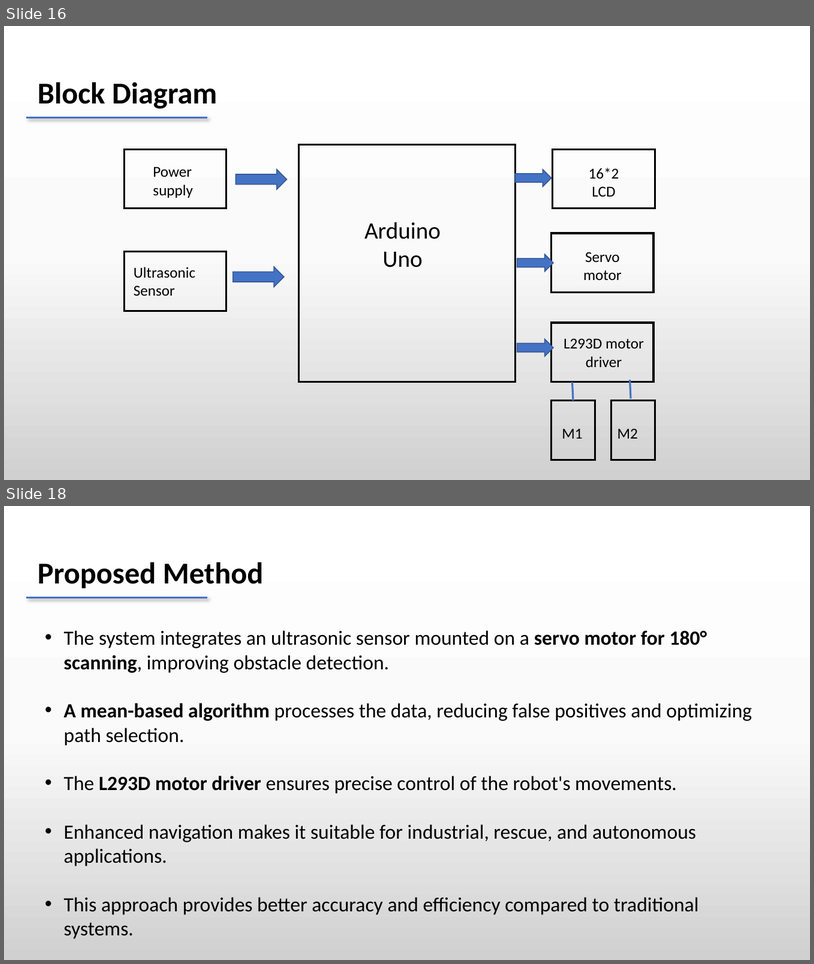
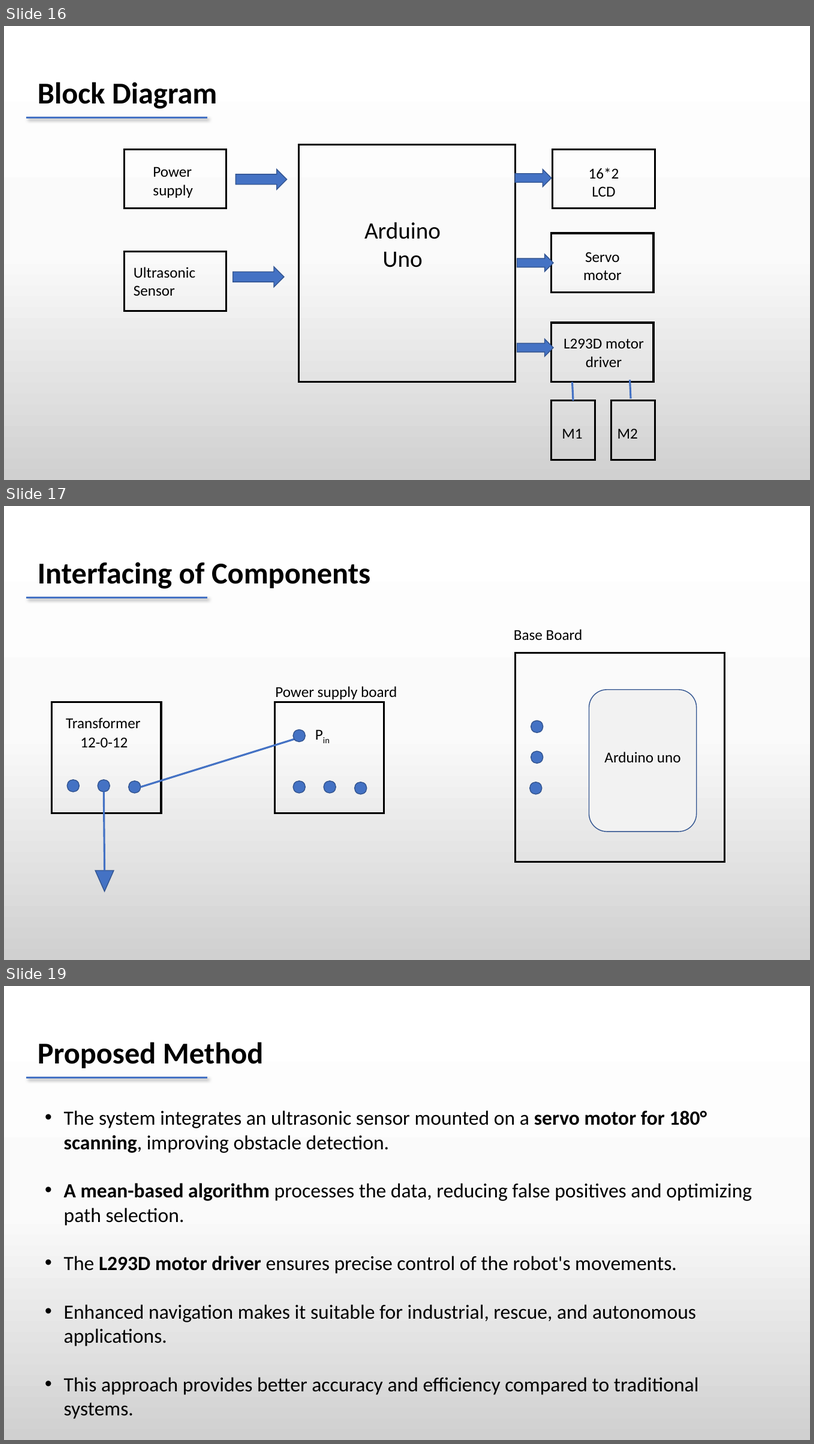
Before and after one commit to dheeraj78/project-4-2, a slide deck: Batch 8 .pptx. Shown one above the other, each under a label of ours: slides 16 and 18 before the commit, slides 16, 17 and 19 after it; the slides between them are not shown. The pictures are 814x964 and 814x1444 pixels, drawn with LibreOffice and Linux fonts; fonts in the diff are those of the drawing. Boxes give left, top, right and bottom in pixels: in the first picture for what was removed or moved away, otherwise in the second. Text is boxed around its words. In the diff, an @@ line names an element or a change of style, - is before the commit and + after.

```diff
--- a/Batch 8 .pptx
+++ b/Batch 8 .pptx
@@ slide 17 added at (x1=4, y1=506, x2=810, y2=960), background gradient #FFFFFF to #FBFBFB to #D1D1D1 @@
@@ text added at (x1=38, y1=562, x2=371, y2=589), 36 pt, text #000000, bold @@
+Interfacing of Components
@@ line added from (26, 597) to (208, 597), #4472C4 2.25 pt @@
@@ text added at (x1=514, y1=629, x2=583, y2=640), 18 pt, text #000000 @@
+Base Board
@@ rectangle added at (x1=516, y1=652, x2=726, y2=862), outline #000000 2.25 pt @@
@@ rectangle added at (x1=52, y1=702, x2=161, y2=813), outline #000000 2.25 pt @@
@@ rectangle added at (x1=275, y1=702, x2=384, y2=813), outline #000000 2.25 pt @@
@@ text added at (x1=275, y1=686, x2=397, y2=699), 18 pt, text #000000 @@
+Power supply board
@@ rounded rectangle added at (x1=590, y1=690, x2=697, y2=831), fill #F2F2F2, outline #325491 1 pt @@
@@ text added at (x1=66, y1=717, x2=141, y2=729), 18 pt, text #000000 @@
+Transformer
@@ text added at (x1=309, y1=721, x2=374, y2=745), 18 pt, text #000000 @@
+Pin
@@ ellipse added at (x1=531, y1=720, x2=543, y2=732), fill #4472C4, outline #325491 1 pt @@
@@ text added at (x1=80, y1=737, x2=128, y2=747), 18 pt, text #000000 @@
+12-0-12
@@ arrow added from (141, 787) to (305, 735), #4472C4 2.25 pt @@
@@ ellipse added at (x1=293, y1=729, x2=305, y2=741), fill #4472C4, outline #325491 1 pt @@
@@ ellipse added at (x1=531, y1=751, x2=543, y2=763), fill #4472C4, outline #325491 1 pt @@
@@ text added at (x1=605, y1=751, x2=681, y2=762), 18 pt, text #000000 @@
+Arduino uno
@@ ellipse added at (x1=67, y1=780, x2=79, y2=792), fill #4472C4, outline #325491 1 pt @@
@@ ellipse added at (x1=98, y1=780, x2=110, y2=792), fill #4472C4, outline #325491 1 pt @@
@@ line added from (104, 792) to (104, 870), #4472C4 2.25 pt @@
@@ ellipse added at (x1=129, y1=781, x2=141, y2=793), fill #4472C4, outline #325491 1 pt @@
@@ ellipse added at (x1=293, y1=781, x2=305, y2=793), fill #4472C4, outline #325491 1 pt @@
@@ ellipse added at (x1=324, y1=781, x2=336, y2=793), fill #4472C4, outline #325491 1 pt @@
@@ ellipse added at (x1=355, y1=782, x2=367, y2=794), fill #4472C4, outline #325491 1 pt @@
@@ ellipse added at (x1=530, y1=782, x2=542, y2=794), fill #4472C4, outline #325491 1 pt @@
@@ triangle added at (x1=95, y1=870, x2=114, y2=891), fill #4472C4, outline #325491 1 pt @@
@@ what was slide 18 is now slide 19 @@
```
Also in this commit, not shown: 1 slide changed, 1 other slide added, 1 slide removed.
